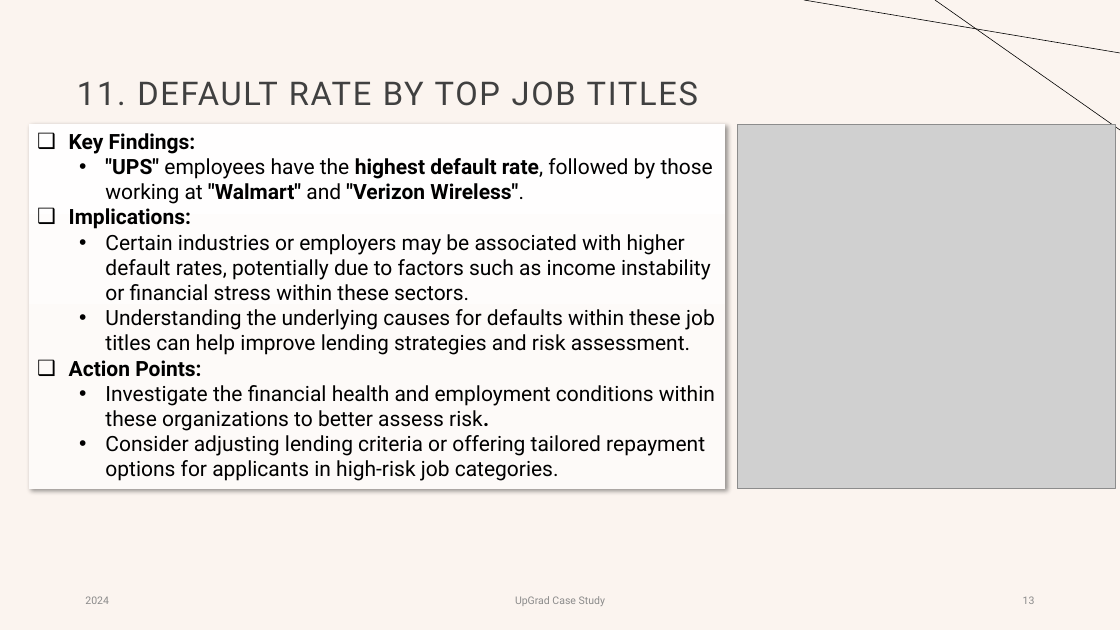
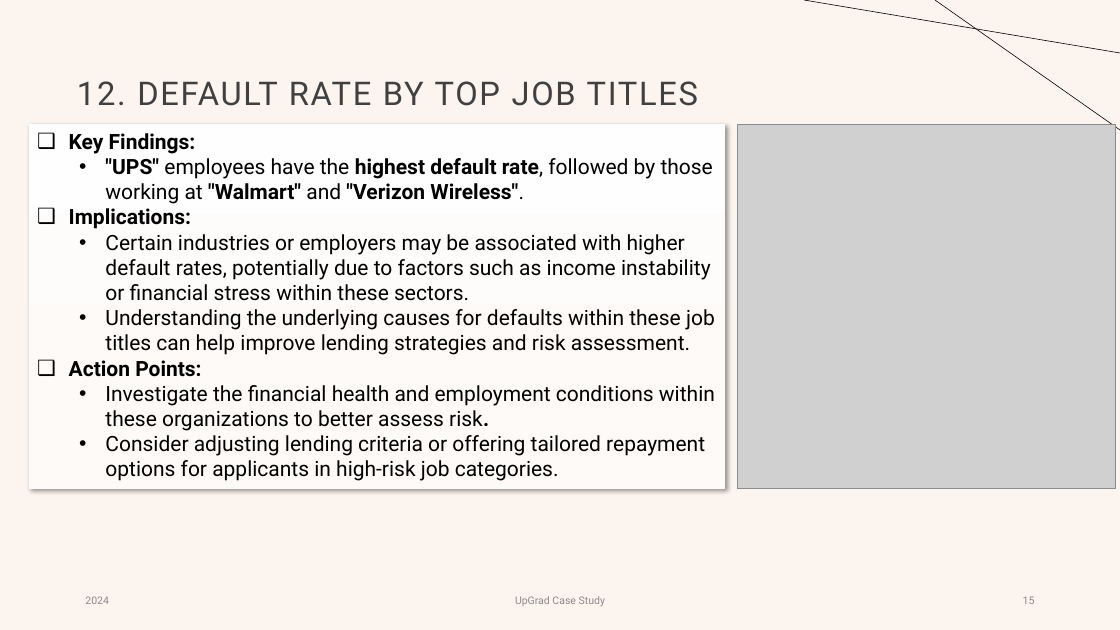
Before and after one commit to gowthambavireddy/LendingClubPratice, a slide deck: slide 15 of Lending Club Case study.pptx (slide 13 before the commit). Drawn at 1120x630 pixels with LibreOffice and Linux fonts; fonts in the diff are those of the drawing; grey boxes stand for pictures. Boxes give left, top, right and bottom in pixels: in the first picture for what was removed or moved away, otherwise in the second. Text is boxed around its words. In the diff, an @@ line names an element or a change of style, - is before the commit and + after.

```diff
--- a/Lending Club Case study.pptx
+++ b/Lending Club Case study.pptx
@@ title at (x1=77, y1=81, x2=698, y2=106): text changed @@
-11. DEFAULT RATE BY TOP JOB TITLES
+12. DEFAULT RATE BY TOP JOB TITLES
@@ page number at (x1=1023, y1=596, x2=1035, y2=604): text changed @@
-13
+15
```
Also in this commit, not shown: 9 other slides changed, 6 slides added.
